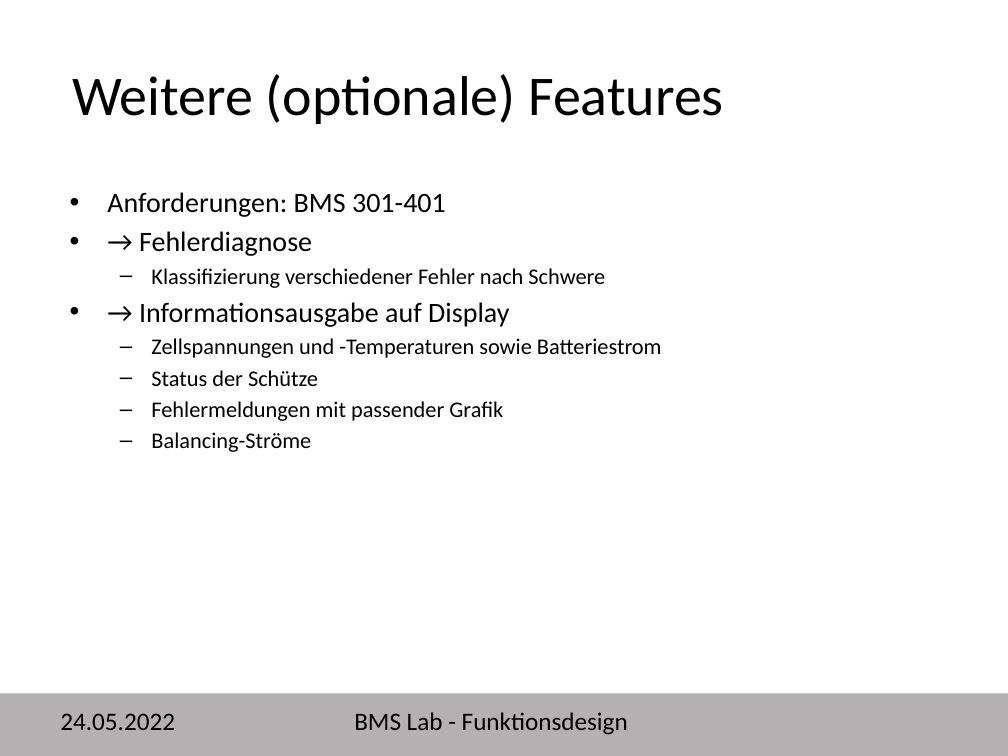
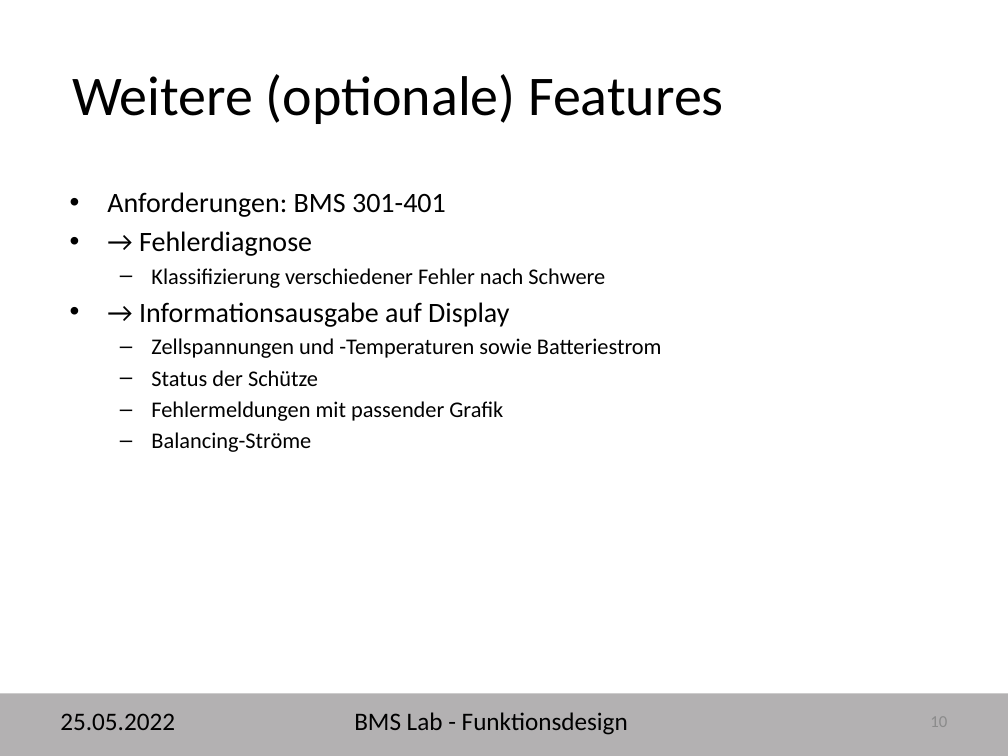
Before and after one commit to davju/bms_lab, a slide deck: slide 10 of BMS_Lab_Funktionsdesign und Implementierung.pptx. Drawn at 1008x756 pixels with LibreOffice and Linux fonts; fonts in the diff are those of the drawing; background and template pictures are left out. Boxes give left, top, right and bottom in pixels: in the first picture for what was removed or moved away, otherwise in the second. Text is boxed around its words. In the diff, an @@ line names an element or a change of style, - is before the commit and + after.

```diff
--- a/BMS_Lab_Funktionsdesign und Implementierung.pptx
+++ b/BMS_Lab_Funktionsdesign und Implementierung.pptx
@@ text at (60, 713, 175, 730): text changed @@
-24.05.2022
+25.05.2022
@@ page number added at (930, 712, 947, 732), 12 pt, text #8C8C8C @@
+10
```
Also in this commit, not shown: 9 other slides changed.
